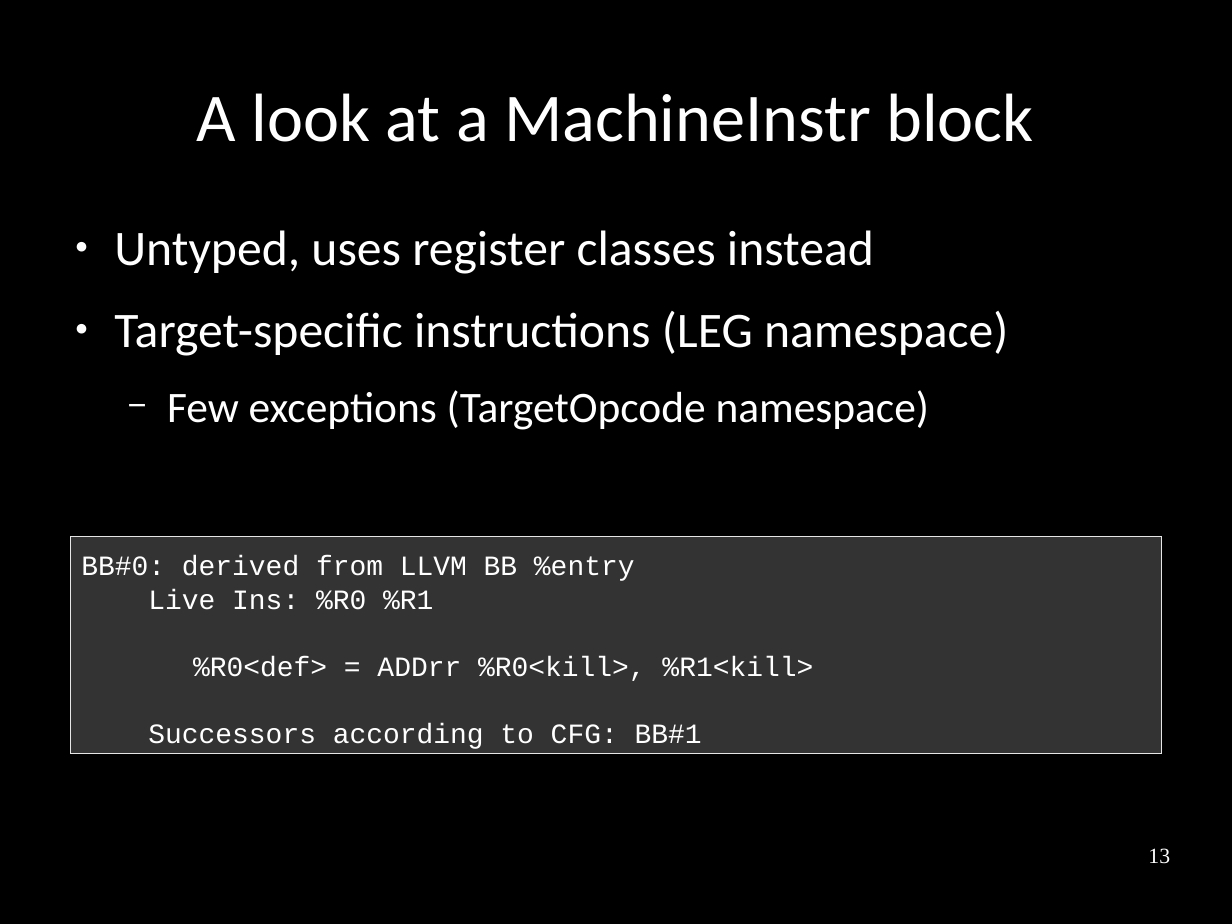
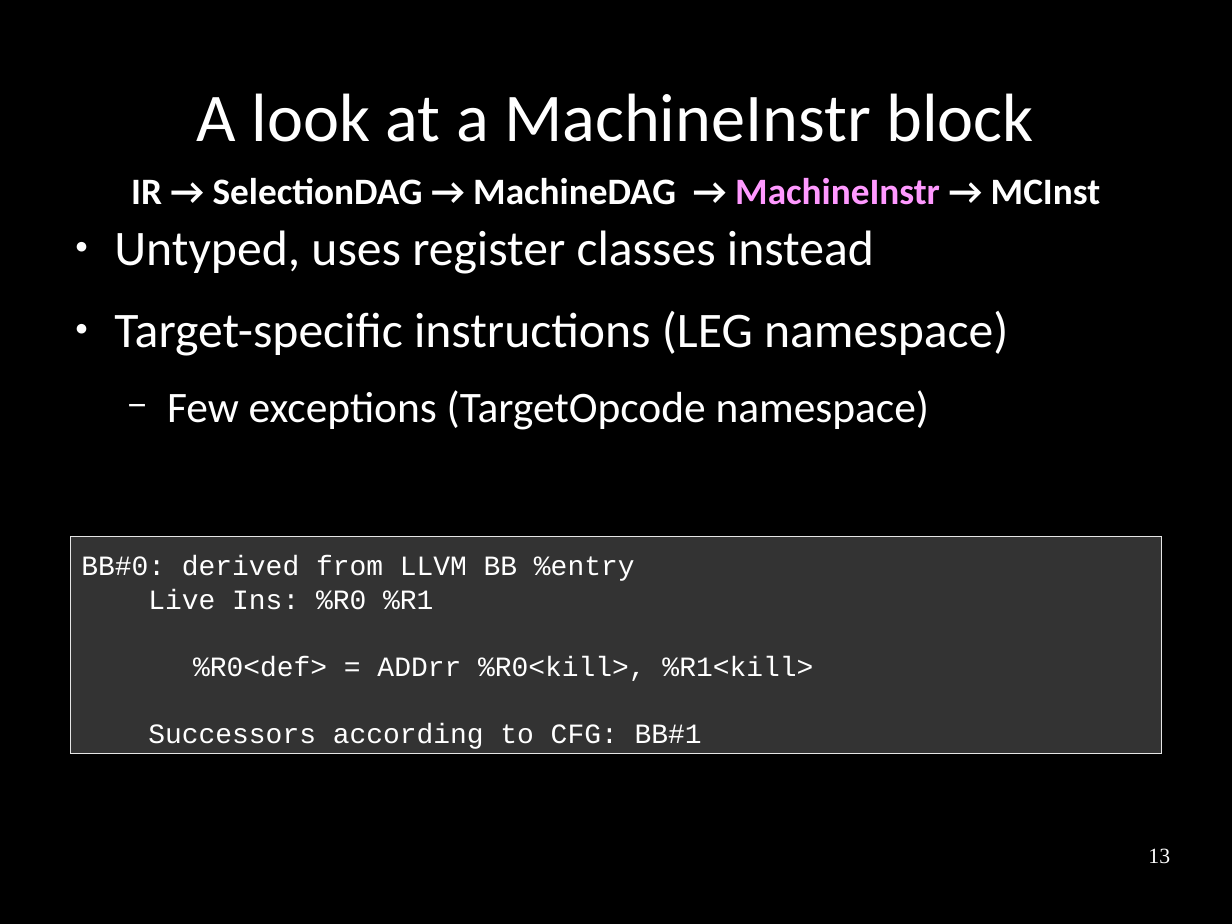
Before and after one commit to frasercrmck/llvm-leg, a slide deck: slide 13 of docs/Codeplay/Slides.odp. Drawn at 1232x924 pixels with LibreOffice and Linux fonts; fonts in the diff are those of the drawing. Boxes give left, top, right and bottom in pixels: in the first picture for what was removed or moved away, otherwise in the second. Text is boxed around its words. In the diff, an @@ line names an element or a change of style, - is before the commit and + after.

```diff
--- a/docs/Codeplay/Slides.odp
+++ b/docs/Codeplay/Slides.odp
@@ text added at (131, 178, 1100, 205), 24 pt, text #FFFFFF, bold @@
+IR → SelectionDAG → MachineDAG → MachineInstr → MCInst
```
Also in this commit, not shown: 5 other slides changed.
